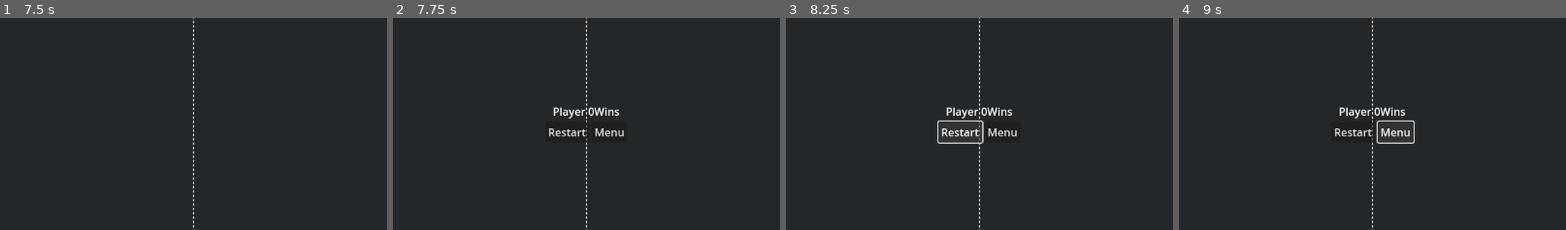
Above: before the commit, frames 1-4 (left to right).
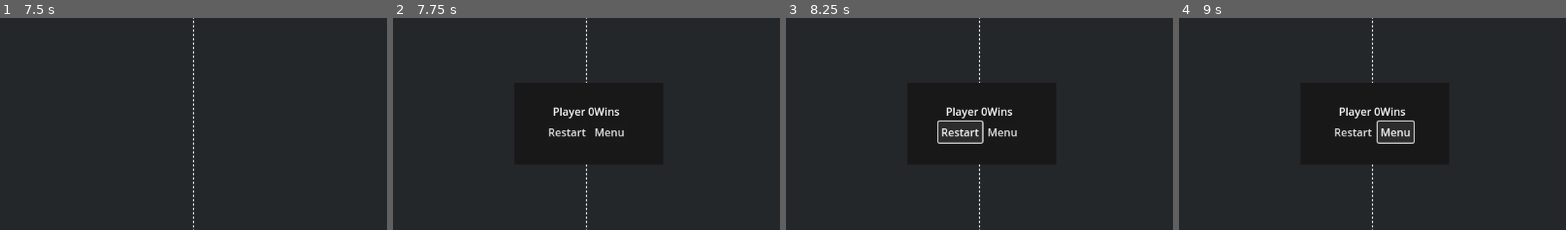
Above: after the commit, the same moments.

Repository: Eual11/TurboPong
Game: Godot game, scene res://Main.tscn
Two runs of this game, one before a commit and one after it. Both use one fixed random seed, a clock stepped at 60 frames per second and the inputs below.
Inputs:
- Up to frame 1 (7.5 s): tap Enter at 0.5, 2, 4.25 s; tap Space at 1.25, 3.5, 5 s
- Up to frame 2 (7.75 s): no input
- Up to frame 3 (8.25 s): click "Restart" at 8 s
- Up to frame 4 (9 s): click "Menu" at 8.75 s
The pictures show only the part of the screen within x 25-75%, y 25-75%; the shares and areas given below are measured in that part.

Frame 1 is identical in both runs. In frame 2, 0.1% of the frame differs, in the area x 49-51%, y 30-70%; in frame 3, 0.1%; in frame 4, 0.1%.

Commit message:
added background and functionality

Diff:
--- a/EndGame.tscn
+++ b/EndGame.tscn
@@ -4,6 +4,13 @@
 
 [node name="EndGame" type="CanvasLayer"]
 script = ExtResource("1_kdb5c")
+
+[node name="ColorRect" type="ColorRect" parent="."]
+offset_left = 469.0
+offset_top = 264.0
+offset_right = 690.0
+offset_bottom = 386.0
+color = Color(0.0962047, 0.0962048, 0.0962047, 1)
 
 [node name="VBoxContainer" type="VBoxContainer" parent="."]
 anchors_preset = 8
@@ -28,8 +35,12 @@
 
 [node name="Restart" type="Button" parent="VBoxContainer/HBoxContainer"]
 layout_mode = 2
+theme_override_colors/font_outline_color = Color(0.581033, 0.581033, 0.581033, 1)
 text = "Restart"
 
 [node name="MenuBtn" type="Button" parent="VBoxContainer/HBoxContainer"]
 layout_mode = 2
 text = "Menu"
+
+[connection signal="pressed" from="VBoxContainer/HBoxContainer/Restart" to="." method="_on_restart_pressed"]
+[connection signal="pressed" from="VBoxContainer/HBoxContainer/MenuBtn" to="." method="_on_menu_btn_pressed"]
--- a/end_game.gd
+++ b/end_game.gd
@@ -3,7 +3,7 @@
 
 # Called when the node enters the scene tree for the first time.
 func _ready():
-	update_win_label("I am shit")
+	pass
 
 
 # Called every frame. 'delta' is the elapsed time since the previous frame.
@@ -12,3 +12,11 @@
 
 func update_win_label(new_text:String):
 	$VBoxContainer/End_Text.text = new_text
+
+
+func _on_menu_btn_pressed():
+	SignalBus.button_pressed.emit(&"endgame_menu")
+
+
+func _on_restart_pressed():
+	SignalBus.button_pressed.emit(&"endgame_restart")
